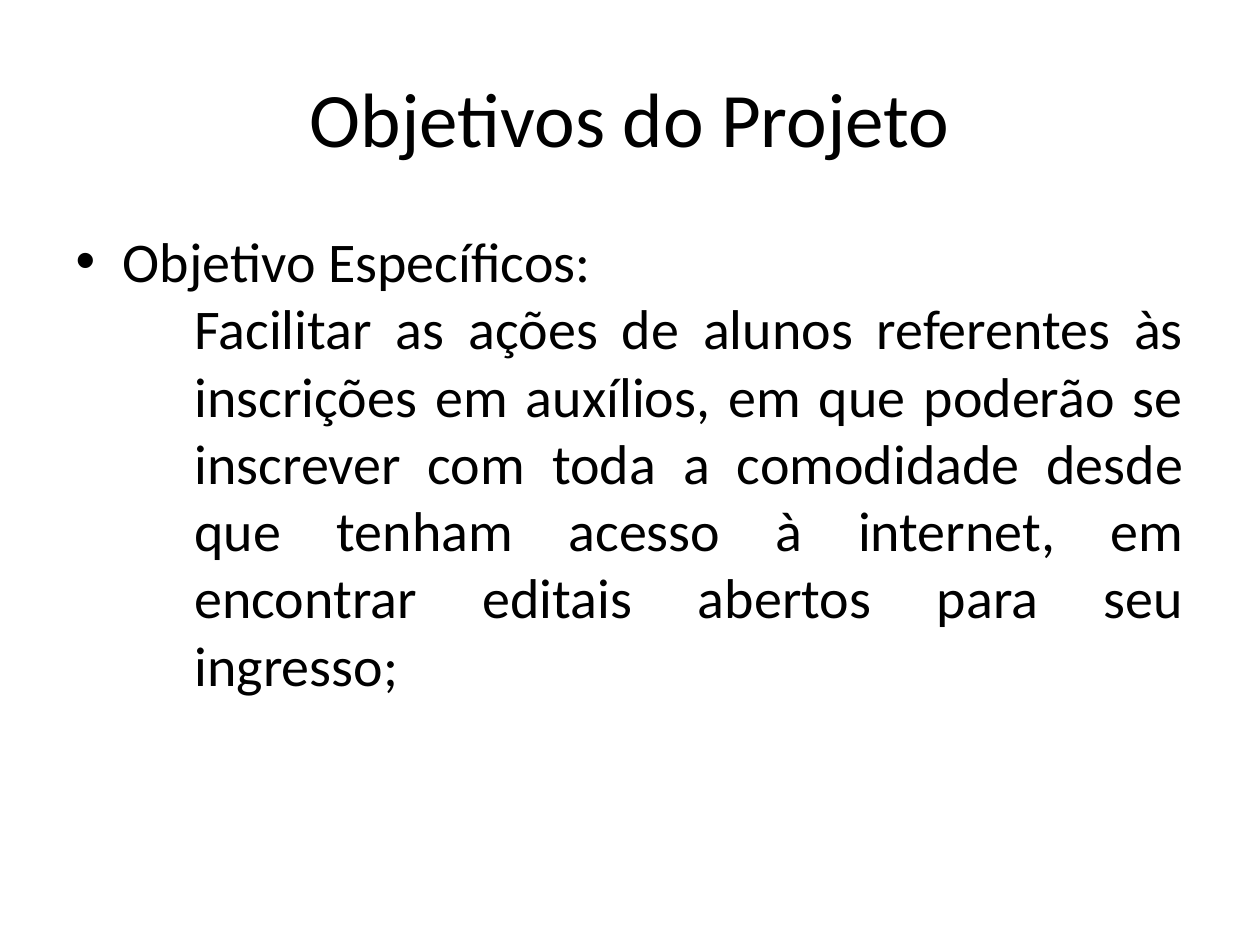
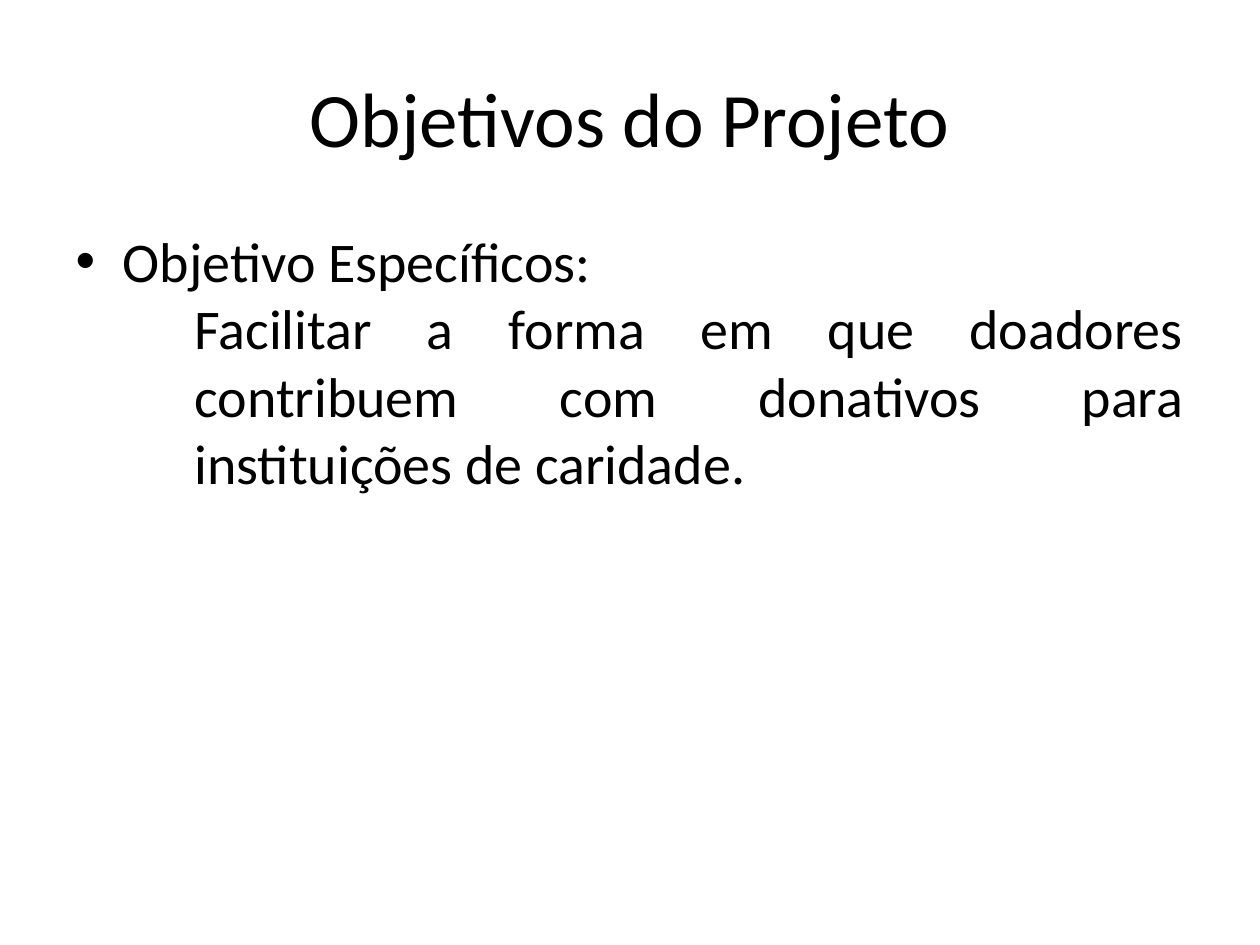
Before and after one commit to AjudeMais/ajudeMais-Projeto, a slide deck: slide 4 of Projeto-AjudeMais/000-Gerência de Projeto/PPJ-Plano de Projeto.pptx (slide 11 before the commit). Drawn at 1260x945 pixels with LibreOffice and Linux fonts; fonts in the diff are those of the drawing. Boxes give left, top, right and bottom in pixels: in the first picture for what was removed or moved away, otherwise in the second. Text is boxed around its words. In the diff, an @@ line names an element or a change of style, - is before the commit and + after.

```diff
--- a/Projeto-AjudeMais/000-Gerência de Projeto/PPJ-Plano de Projeto.pptx
+++ b/Projeto-AjudeMais/000-Gerência de Projeto/PPJ-Plano de Projeto.pptx
@@ text at (x1=194, y1=310, x2=1183, y2=494): text changed @@
-  − Facilitar as ações de alunos referentes às inscrições em auxílios, em que poderão se inscrever com toda a comodidade desde que tenham acesso à internet, em encontrar editais abertos para seu ingresso;
+  − Facilitar a forma em que doadores contribuem com donativos para instituições de caridade.
```
Also in this commit, not shown: 5 other slides changed, 2 slides added, 5 slides removed, 1 other file.
